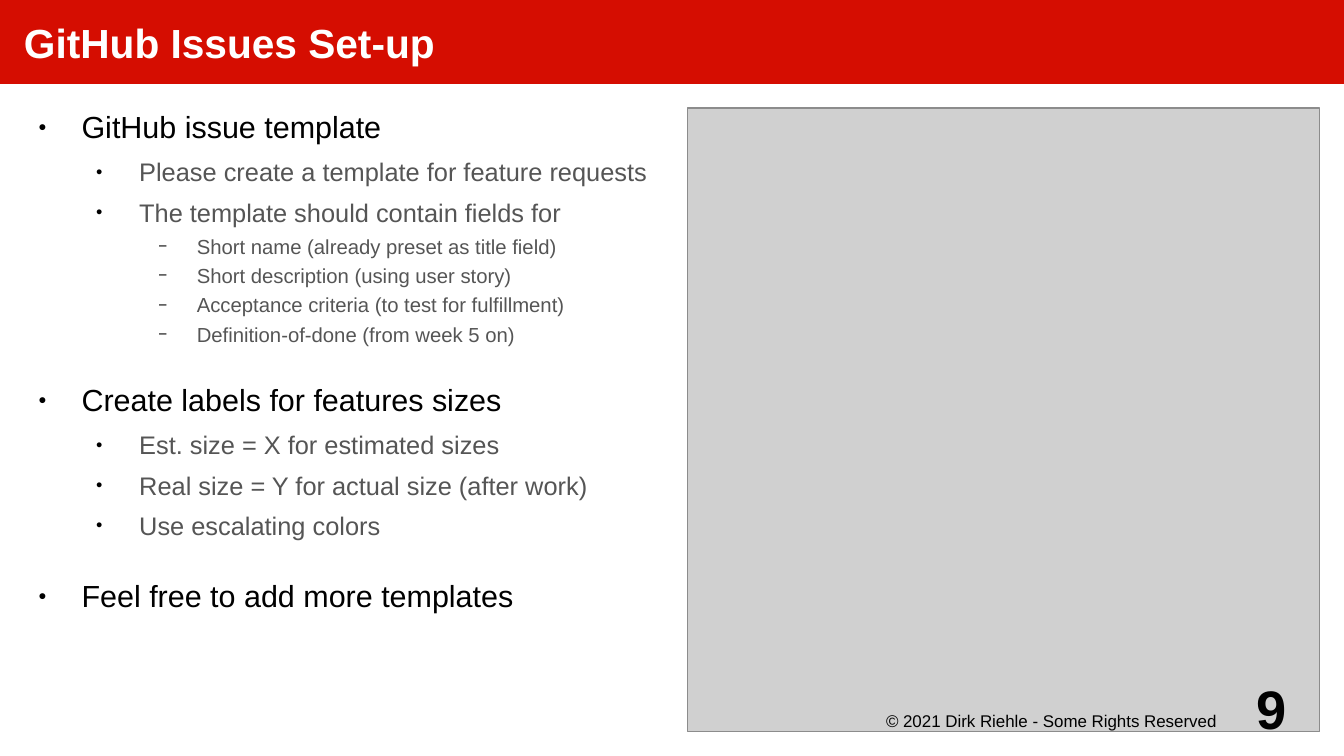
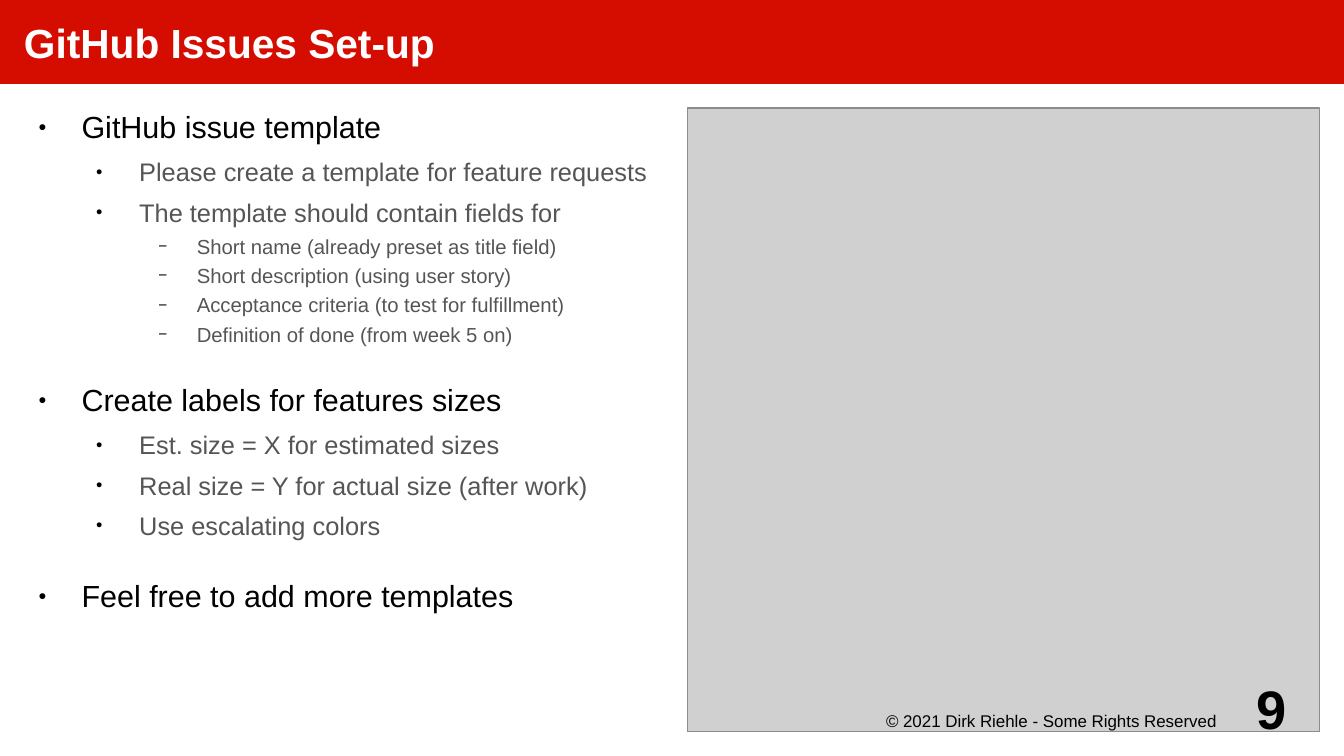
Before and after one commit to dirkriehle/amos-course, a slide deck: slide 9 of Lecture slides/AMOS B02 - Tools and Artifacts.odp. Drawn at 1344x756 pixels with LibreOffice and Linux fonts; fonts in the diff are those of the drawing; grey boxes stand for pictures. Boxes give left, top, right and bottom in pixels: in the first picture for what was removed or moved away, otherwise in the second. Text is boxed around its words. In the diff, an @@ line names an element or a change of style, - is before the commit and + after.

```diff
--- a/Lecture slides/AMOS B02 - Tools and Artifacts.odp
+++ b/Lecture slides/AMOS B02 - Tools and Artifacts.odp
@@ text at (x1=197, y1=327, x2=512, y2=346): text changed @@
-    − Definition-of-done (from week 5 on)
+    − Definition of done (from week 5 on)
```
Also in this commit, not shown: 6 other files.
